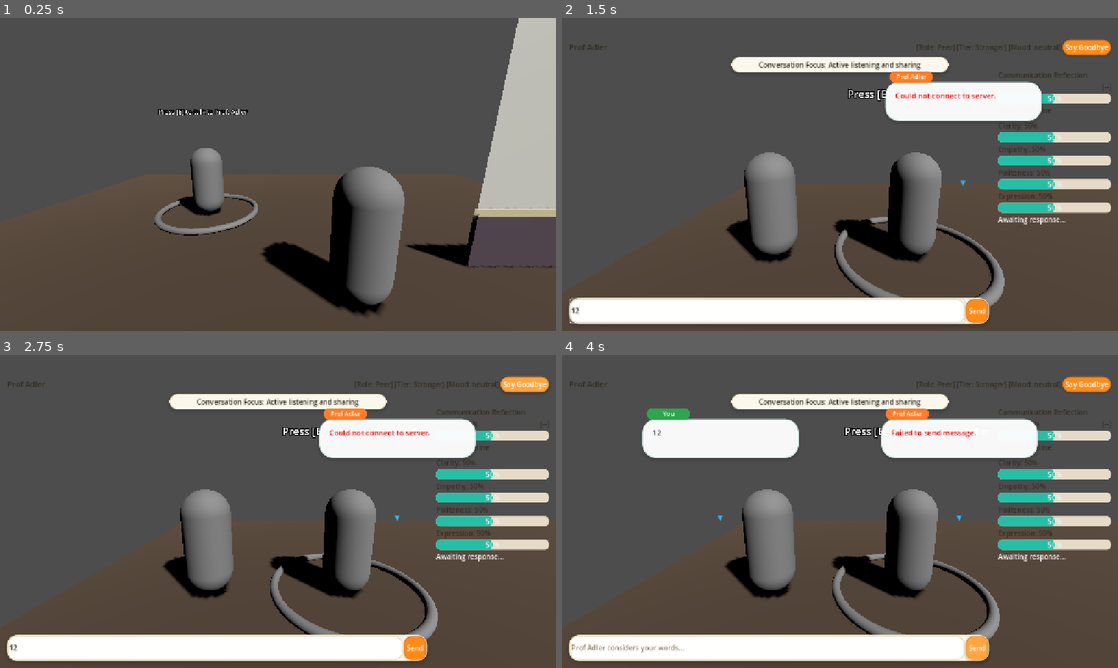
Above: before the commit, frames 1-4 (two rows, left to right).
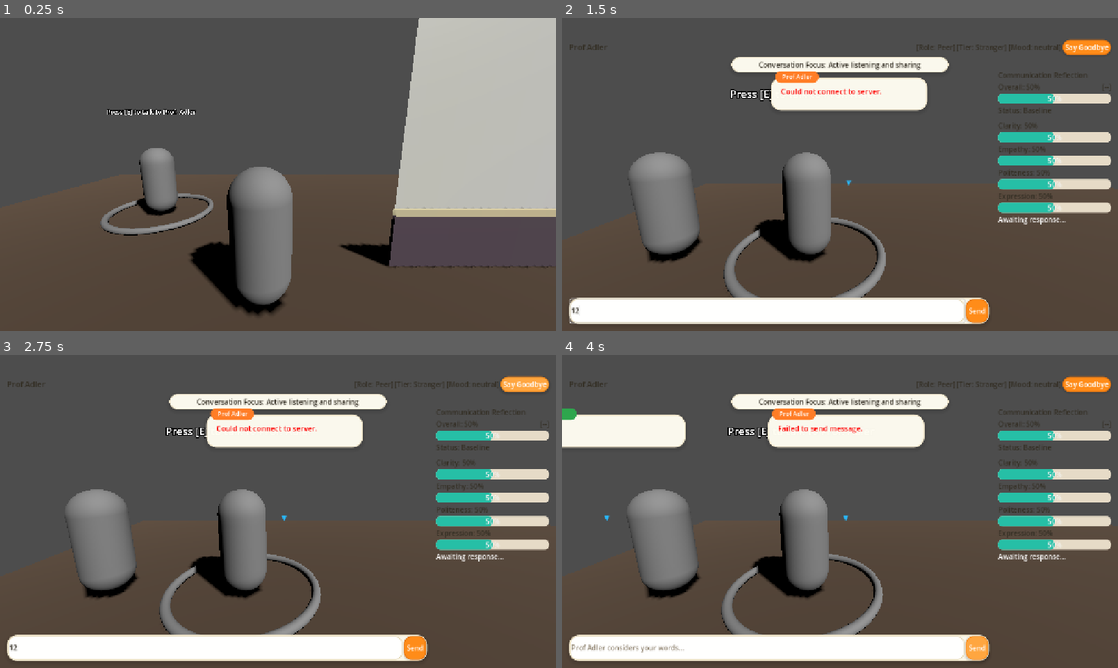
Above: after the commit, the same moments.

Repository: ahmad-ovh/THRESHOLD
Game: Godot game, scene res://scenes/rooms/Room_Office.tscn
Two runs of this game, one before a commit and one after it. Both use one fixed random seed, a clock stepped at 60 frames per second and the inputs below. This scene is started directly instead of the project's main scene.
Inputs (mouse positions are in pixels of both pictures, inside the frame that each line leads up to):
- Up to frame 1 (0.25 s): no input
- Up to frame 2 (1.5 s): hold D (move_right) 0.53-1.25 s; hold E (interact) 0.53-1.25 s; click (767, 312) at 1.27 s; type "12" at 1.35 s
- Up to frame 3 (2.75 s): click "Say Goodbye" at 2 s
- Up to frame 4 (4 s): click "Send" at 2.75 s; hold S (move_backward) from 3.53 s (still down); tap Shift (sprint) at 3.6 s

The runs differ from the first frame. In frame 1, 25% of the frame differs, in the area x 18-100%, y 0-96%; in frame 2, 19%; in frame 3, 18%; in frame 4, 22%.

Commit message:
fix: make speech bubbles auto-expand vertically and shift dialogue camera left to unblock communication reflection panel

Diff:
--- a/client/scenes/player/Player3D.gd
+++ b/client/scenes/player/Player3D.gd
@@ -82,12 +82,12 @@
 		camera_pivot.global_position.z = lerp(camera_pivot.global_position.z, target_z + 1.2, camera_follow_speed * delta)
 		spring_arm.spring_length = lerp(spring_arm.spring_length, default_spring_length, camera_follow_speed * delta)
 	else:
-		# Dialogue camera tween: Center between player and NPC side-by-side
+		# Dialogue camera tween: Center characters in open mid-left area of screen (+1.8m camera X offset)
 		var npcs = get_tree().get_nodes_in_group("npcs")
 		if npcs.size() > 0:
 			var target_npc = npcs[0]
 			var mid_point = (global_position + target_npc.global_position) / 2.0
-			camera_pivot.global_position.x = lerp(camera_pivot.global_position.x, mid_point.x, camera_follow_speed * delta)
+			camera_pivot.global_position.x = lerp(camera_pivot.global_position.x, mid_point.x + 1.8, camera_follow_speed * delta)
 			camera_pivot.global_position.z = lerp(camera_pivot.global_position.z, mid_point.z + 0.8, camera_follow_speed * delta)
 		spring_arm.spring_length = lerp(spring_arm.spring_length, dialogue_spring_length, camera_follow_speed * delta)
 
--- a/client/scenes/ui/SpeechBubble.tscn
+++ b/client/scenes/ui/SpeechBubble.tscn
@@ -9,10 +9,10 @@
 border_width_right = 3
 border_width_bottom = 3
 border_color = Color(0.85, 0.94, 0.92, 1)
-corner_radius_top_left = 30
-corner_radius_top_right = 30
-corner_radius_bottom_right = 30
-corner_radius_bottom_left = 30
+corner_radius_top_left = 24
+corner_radius_top_right = 24
+corner_radius_bottom_right = 24
+corner_radius_bottom_left = 24
 shadow_color = Color(0, 0, 0, 0.1)
 shadow_size = 6
 shadow_offset = Vector2(0, 4)
@@ -25,26 +25,22 @@
 corner_radius_bottom_left = 14
 
 [node name="SpeechBubble" type="Control"]
-custom_minimum_size = Vector2(360, 110)
+custom_minimum_size = Vector2(360, 90)
 layout_mode = 3
 anchors_preset = 0
 script = ExtResource("1_bubble_script")
 
 [node name="BubblePanel" type="PanelContainer" parent="."]
-custom_minimum_size = Vector2(340, 90)
+custom_minimum_size = Vector2(340, 70)
 layout_mode = 1
-anchors_preset = 7
+anchors_preset = 5
 anchor_left = 0.5
-anchor_top = 1.0
 anchor_right = 0.5
-anchor_bottom = 1.0
 offset_left = -180.0
-offset_top = -100.0
+offset_top = 0.0
 offset_right = 180.0
-offset_bottom = -10.0
+offset_bottom = 70.0
 grow_horizontal = 2
-grow_vertical = 0
-theme_override_styles/panel = SubResource("StyleBoxFlat_tomodachi_bubble")
 
 [node name="Margin" type="MarginContainer" parent="BubblePanel"]
 layout_mode = 2
@@ -54,21 +50,23 @@
 theme_override_constants/margin_bottom = 14
 
 [node name="MessageText" type="RichTextLabel" parent="BubblePanel/Margin"]
-custom_minimum_size = Vector2(0, 50)
+custom_minimum_size = Vector2(0, 40)
 layout_mode = 2
 size_flags_vertical = 3
 theme_override_colors/default_color = Color(0.15, 0.22, 0.3, 1)
 theme_override_font_sizes/normal_font_size = 17
 theme_override_font_sizes/bold_font_size = 17
 bbcode_enabled = true
+fit_content = true
+scroll_active = false
 text = "Woo hoo! Several things, I see!"
 
 [node name="SpeakerBadgePanel" type="PanelContainer" parent="."]
 layout_mode = 0
 offset_left = -170.0
-offset_top = -115.0
+offset_top = -15.0
 offset_right = -70.0
-offset_bottom = -88.0
+offset_bottom = 12.0
 theme_override_styles/panel = SubResource("StyleBoxFlat_speaker_badge_blue")
 
 [node name="Margin" type="MarginContainer" parent="SpeakerBadgePanel"]
